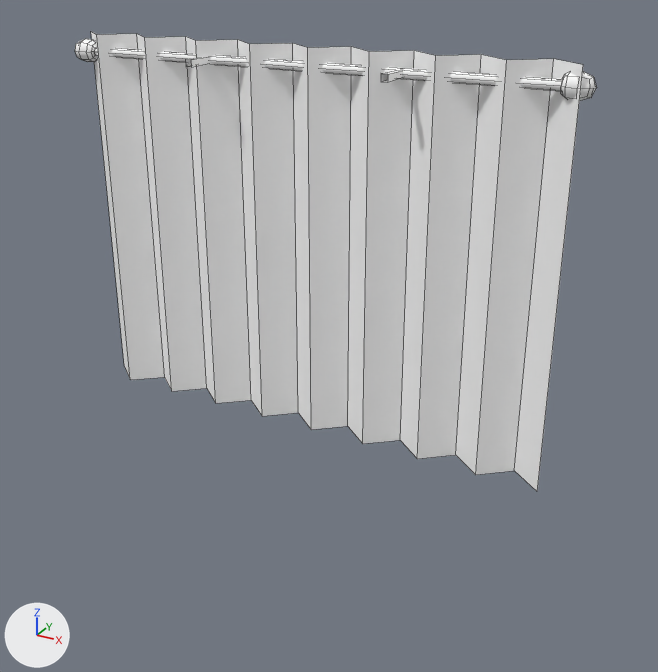
Two versions of the FBX model Assets/Asset Afta/3D/Enviroment/Sekolah/Fix/BesiHordeng.fbx, one commit apart.
Camera for both pictures: a 50 mm lens placed at (2.3, -3.49, 3.71), pointed at (0.23, 0.27, 1.83). The lights are fixed; the arrows at lower left show +X, +Y and +Z. The older version comes first. Mesh edges are drawn as thin lines.

Names of what the first picture shows: 'BesiHordeng'.
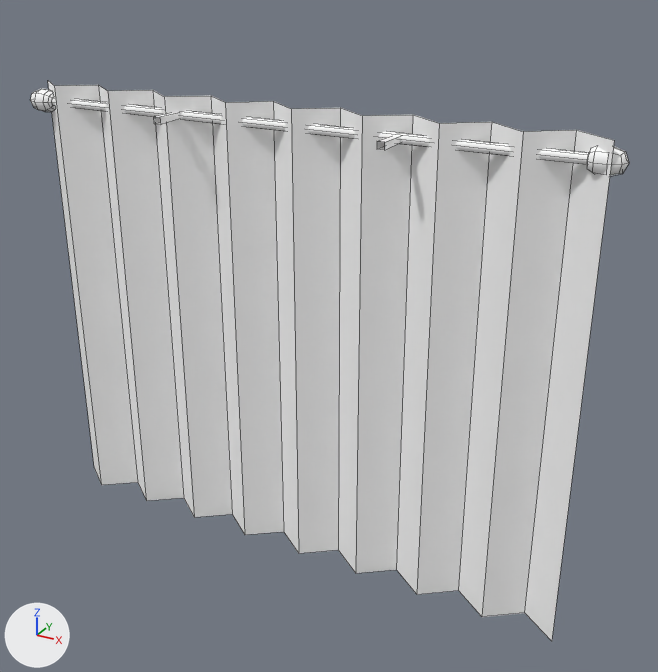
Pixel boxes (x1, y1, x2, y2) of what changed, in the pictures (658 x 672 px; the box of a moved part takes in the faces that stretch with it):
'BesiHordeng', surface changed, moved, rescaled (15% wider, 22% taller): before (75, 31, 597, 491); after (30, 81, 629, 641)
part 1 of me_cube_002, moved or reshaped: before (75, 43, 597, 101); after (30, 93, 629, 176)
part 2 of me_cube_002, moved or reshaped: before (91, 31, 583, 491); after (48, 81, 614, 641)

Patch to the scene script:
```diff
--- a/Assets/Asset Afta/3D/Enviroment/Sekolah/Fix/BesiHordeng.fbx.py
+++ b/Assets/Asset Afta/3D/Enviroment/Sekolah/Fix/BesiHordeng.fbx.py
@@ me_cube_002 @@
 # used by ob_besihordeng; location = (0.0, 0.406, 3.142); scale = (1.68, 0.0265, 0.0265)
-me_cube_002.from_pydata(...)  # 134 vertices, 105 faces; spans x -0.8..0.8, y -6.7..2.5, z -73.2..3.6
+me_cube_002.from_pydata(...)  # 134 vertices, 105 faces; spans x -0.8..0.8, y -6.7..2.5, z -88.2..3.6
+# me_cube_002 part 1
+# 44 faces are deleted
+# 10 vertices move within x -0.8..0.8, y -1.6..1.6, z -1.6..1.6
+# 44 new faces join them
+# me_cube_002 part 2
+# 18 vertices in x -0.8..0.8, y -2.5..2.5, z -73.2 move by (0.0, 0.0, -15.0)
 me_cube_002.materials.append(mat_sekolahprops)
@@ ob_besihordeng @@
 ob_besihordeng = bpy.data.objects.new('BesiHordeng', me_cube_002)
-ob_besihordeng.location = (0.0, 0.406, 3.142)
-ob_besihordeng.scale = (1.68, 0.0265, 0.0265)
+ob_besihordeng.location = (0.063, 0.133, 2.908)
+ob_besihordeng.scale = (1.87, 0.0265, 0.0265)
```
